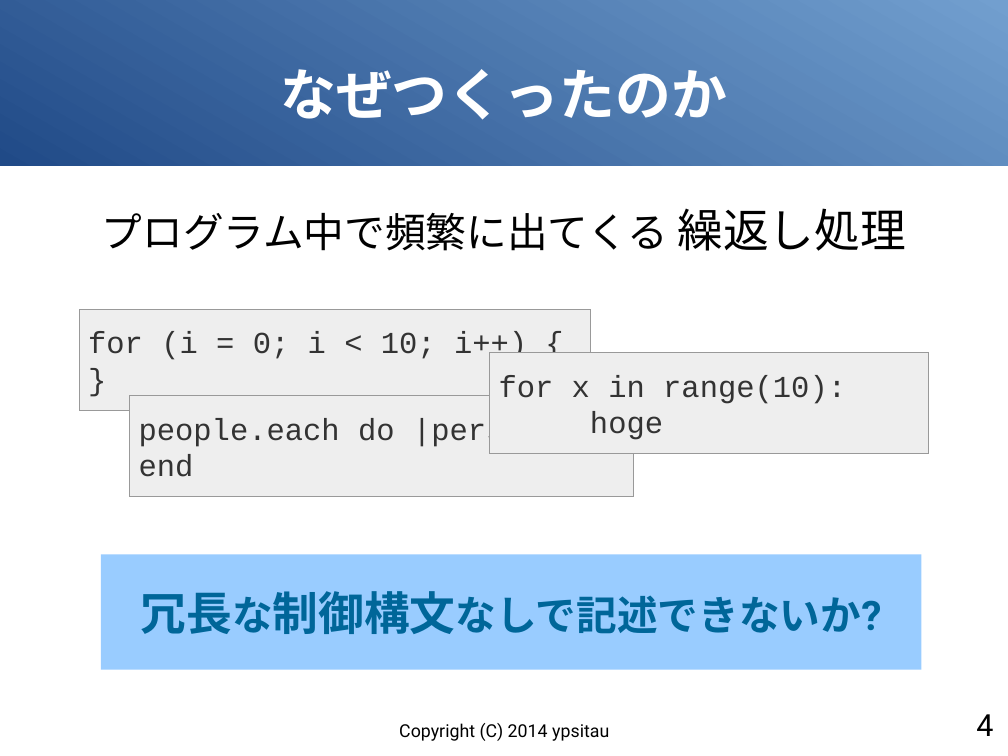
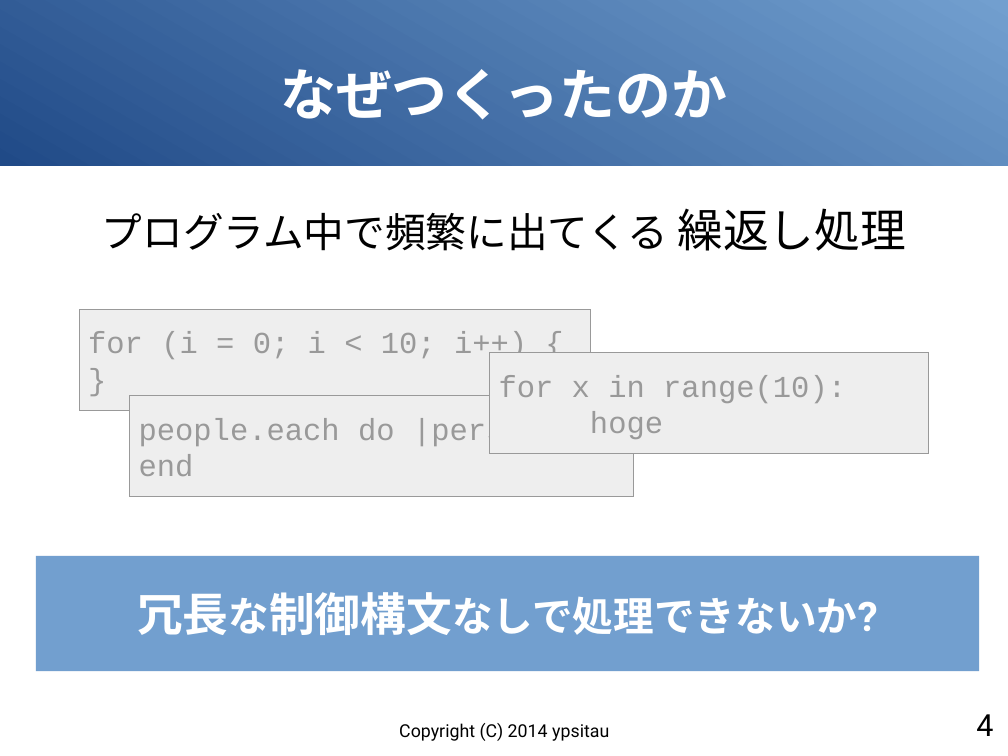
Before and after one commit to gura-lang/gura-doc, a slide deck: slide 4 of presentation/gura-introduction.odp. Drawn at 1008x756 pixels with LibreOffice and Linux fonts; fonts in the diff are those of the drawing. Boxes give left, top, right and bottom in pixels: in the first picture for what was removed or moved away, otherwise in the second. Text is boxed around its words. In the diff, an @@ line names an element or a change of style, - is before the commit and + after.

```diff
--- a/presentation/gura-introduction.odp
+++ b/presentation/gura-introduction.odp
@@ text colour #333333 to #999999 in 3 elements at [80, 310, 591, 411], [130, 396, 634, 497], [489, 353, 928, 454] @@
@@ rectangle "冗長な制御構文なしで処理できないか?": place and size @@
-rectangle "冗長な制御構文なしで処理できないか?" at [101, 554, 922, 670]
+rectangle "冗長な制御構文なしで処理できないか?" at [36, 556, 979, 671]
@@ rectangle "冗長な制御構文なしで処理できないか?" at [36, 556, 979, 671]: fill #99CCFF to #729FCF @@
@@ text in rectangle at [137, 592, 878, 635]: text changed; text colour #006699 to #FFFFFF @@
-冗長な制御構文なしで記述できないか?
+冗長な制御構文なしで処理できないか?
```
Also in this commit, not shown: 6 other slides changed, 9 slides added.
